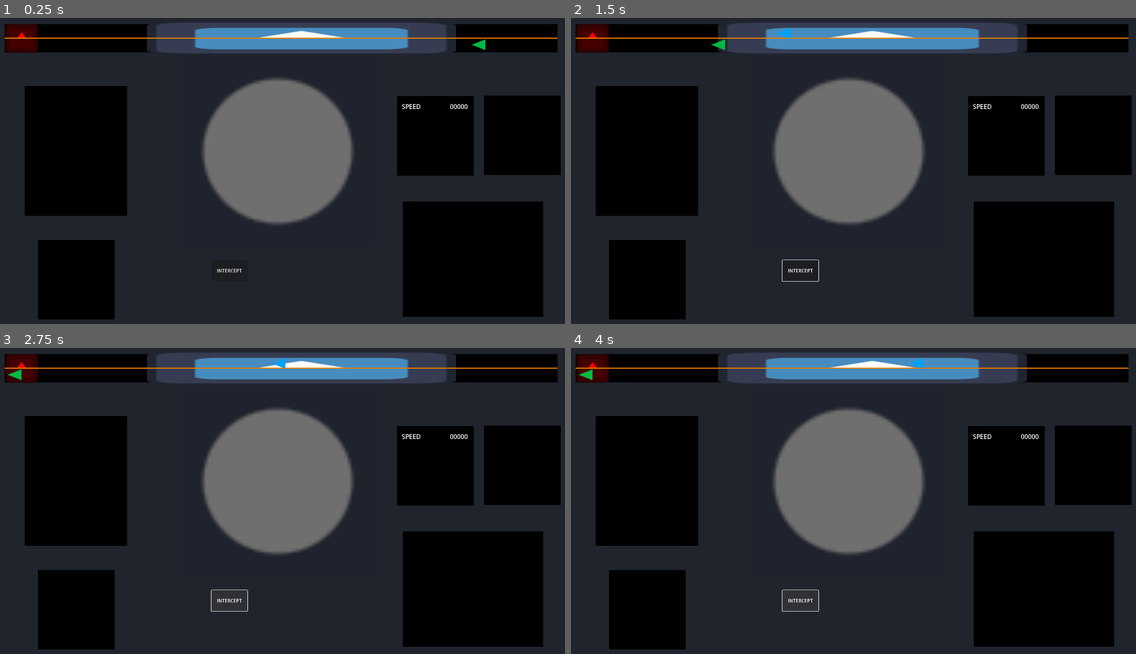
Above: before the commit, frames 1-4 (two rows, left to right).
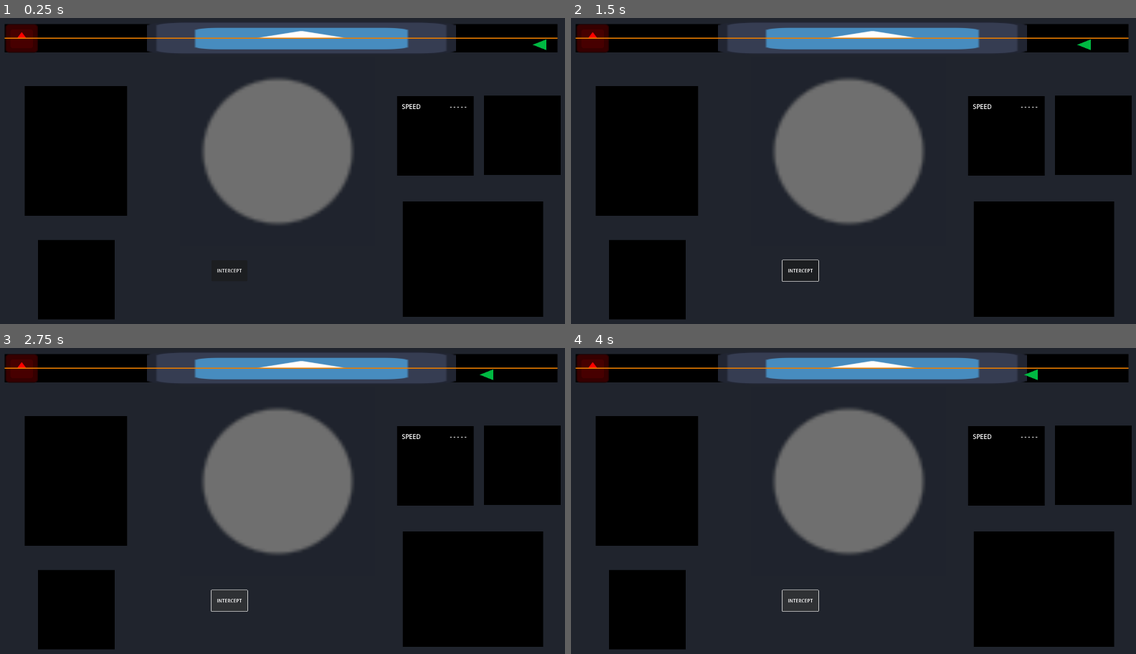
Above: after the commit, the same moments.

Repository: Altered-Dimension-Studios/brackeys-game-jam
Game: Godot game, scene res://managers/game_manager.tscn
The game is run twice, just before and just after one commit, with the same random seed, the same clock (stepped at 60 frames per second) and the same inputs. The engine's default icon, where the game draws it, is replaced by a stand-in: a white triangle on a blue panel in a dark square.
Inputs (mouse positions are in pixels of both pictures, inside the frame that each line leads up to):
- Up to frame 1 (0.25 s): no input
- Up to frame 2 (1.5 s): click "INTERCEPT" at 0.5 s; click (785, 45) at 1.27 s
- Up to frame 3 (2.75 s): click "INTERCEPT" at 2 s
- Up to frame 4 (4 s): click (587, 375) at 2.77 s; click "INTERCEPT" at 3.5 s

The runs differ from the first frame. In frame 1, 0.1% of the frame differs, in the area x 79-97%, y 7-30%; in frame 2, 0.2%, in the area x 24-93%, y 3-30%; in frame 3, 0.2%; in frame 4, 0.2%.

Commit message:
update functions, small fixes, renames

Diff:
--- a/actors/airplane.gd
+++ b/actors/airplane.gd
@@ -2,30 +2,28 @@
 
 class_name Airplane
 
-@export var air_speed = 50000 #km/h
-@export var screen_speed = 0
-@export var start_distance = 100000 #km
+@export var air_speed = 800 #km/h
+@export var max_distance = 100000 #km
 @export var distance = 0
-
-@export var speed_screen_air_factor = 0.01
 @export var position_offset = Vector2(0, 20)
 
 @export var markers = []
 var screen_start
 var screen_end
-var in_interception: bool
+var in_interception_area: bool
 
 signal plane_clicked
 
-func constructor(_markers: Array, _distance: float = -1) -> void:
+func constructor(_markers: Array, _max_distance: float, _distance: float = -1) -> void:
 	markers = _markers
 	screen_start = markers[0].position.x
 	screen_end = markers[1].position.x
-	if _distance == -1: distance = start_distance
+	max_distance = _max_distance
+	if _distance == -1: distance = _max_distance
 	else: distance = _distance
 
 func _ready() -> void:
-	in_interception = false
+	in_interception_area = false
 	#SignalBus.plane_entered_interception.connect(_on_entered_interception)
 	#SignalBus.plane_exited_interception.connect(_on_exit_interception)
 
@@ -37,21 +35,18 @@
 
 func move_to_marker(marker: Node2D) -> void:
 	position = marker.position + position_offset
+	distance = remap(marker.position.x, screen_end, screen_start, 0, max_distance)
+
 
 func update_screen_position() -> void:
 	if screen_start && screen_end:
-		var mapped_pos = remap(distance, start_distance, 0, screen_start,
+		var mapped_pos = remap(distance, max_distance, 0, screen_start,
 			screen_end)
 		position = Vector2(mapped_pos, position.y)
 
-func move_to(pos: Vector2) -> void:
-	position = pos
+func _on_button_pressed() -> void:
+	emit_signal("plane_clicked")
 
-
-func _on_button_pressed() -> void:
-	print(emit_signal("plane_clicked"))
-
-
-func set_intercepted(interception: bool) -> void:
-	print("Setting in interception to " + str(interception))
-	in_interception = interception
+func set_in_interception_area(interception: bool) -> void:
+	print("Setting in interception area to " + str(interception))
+	in_interception_area = interception
--- a/actors/airplane.tscn
+++ b/actors/airplane.tscn
@@ -7,6 +7,16 @@
 
 [node name="Airplane" type="Node2D"]
 script = ExtResource("1_6k1tm")
+
+[node name="PlaneArea2D" type="Area2D" parent="."]
+collision_layer = 4
+collision_mask = 3
+input_pickable = false
+monitoring = false
+
+[node name="CollisionShape2D" type="CollisionShape2D" parent="PlaneArea2D"]
+position = Vector2(-6.5, 1.5)
+shape = SubResource("RectangleShape2D_w4odt")
 
 [node name="Polygon2D" type="Polygon2D" parent="."]
 position = Vector2(-48.2573, -29.118)
@@ -21,14 +31,5 @@
 offset_bottom = 21.0
 flat = true
 
-[node name="PlaneArea2D" type="Area2D" parent="."]
-collision_layer = 4
-collision_mask = 3
-monitoring = false
-
-[node name="CollisionShape2D" type="CollisionShape2D" parent="PlaneArea2D"]
-position = Vector2(-6.5, 1.5)
-shape = SubResource("RectangleShape2D_w4odt")
-
+[connection signal="area_entered" from="PlaneArea2D" to="." method="_on_plane_area_2d_area_entered"]
 [connection signal="pressed" from="Button" to="." method="_on_button_pressed"]
-[connection signal="area_entered" from="PlaneArea2D" to="." method="_on_plane_area_2d_area_entered"]
--- a/actors/interceptor.gd
+++ b/actors/interceptor.gd
@@ -6,6 +6,7 @@
 
 func _ready() -> void:
 	super()
+	air_speed = 1500
 	position_offset = Vector2(0, -20)
 
 
--- a/actors/map.gd
+++ b/actors/map.gd
@@ -3,21 +3,27 @@
 
 func _on_blue_area_2d_area_entered(area: Area2D) -> void:
 	var plane: Airplane = area.get_parent()
-	plane.set_intercepted(true)
+	plane.set_in_interception_area(true)
 	SignalBus.plane_entered_interception.emit()
-	print("Plane entered interception")
+	#print("Plane entered interception")
 
 
 func _on_blue_area_2d_area_exited(area: Area2D) -> void:
 	var plane: Airplane = area.get_parent()
-	plane.set_intercepted(false)
+	plane.set_in_interception_area(false)
 
 	if plane is Interceptor:
+		SignalBus.plane_removed.emit(plane)
 		plane.free()
+
 	SignalBus.plane_exited_interception.emit()
-	print("Plane exited interception area")
+	#print("Plane exited interception area")
 
 
-func _on_dead_area_2d_area_entered(area: Area2D) -> void:
-	SignalBus.plane_entered_dead_zone.emit()
-	print("Plane entered dead zone")
+func _on_noreturn_area_2d_area_entered(area: Area2D) -> void:
+	var plane: Airplane = area.get_parent()
+	SignalBus.plane_removed.emit(plane)
+	plane.free() #temp
+
+	SignalBus.plane_entered_noreturn_zone.emit()
+	#print("Plane entered no return zone")
--- a/actors/map.tscn
+++ b/actors/map.tscn
@@ -42,20 +42,21 @@
 position = Vector2(-0.432014, -0.581818)
 shape = SubResource("RectangleShape2D_nofpy")
 
-[node name="DeadZone" type="Sprite2D" parent="."]
+[node name="NoReturnZone" type="Sprite2D" parent="."]
 modulate = Color(1, 0, 0, 1)
 material = SubResource("CanvasItemMaterial_efpxn")
 position = Vector2(92, 78)
 scale = Vector2(0.859375, 0.75)
 texture = ExtResource("1_gw3s3")
 
-[node name="Area2D" type="Area2D" parent="DeadZone"]
+[node name="Area2D" type="Area2D" parent="NoReturnZone"]
 collision_layer = 2
 collision_mask = 4
 monitorable = false
 
-[node name="CollisionShape2D" type="CollisionShape2D" parent="DeadZone/Area2D"]
-position = Vector2(-2.78258, 2)
+[node name="CollisionShape2D" type="CollisionShape2D" parent="NoReturnZone/Area2D"]
+position = Vector2(-2.78259, 2)
+scale = Vector2(1, 1)
 shape = SubResource("RectangleShape2D_nbfal")
 
 [node name="Divider" type="ColorRect" parent="."]
@@ -90,4 +91,4 @@
 
 [connection signal="area_entered" from="InterceptZone/Area2D" to="." method="_on_blue_area_2d_area_entered"]
 [connection signal="area_exited" from="InterceptZone/Area2D" to="." method="_on_blue_area_2d_area_exited"]
-[connection signal="area_entered" from="DeadZone/Area2D" to="." method="_on_dead_area_2d_area_entered"]
+[connection signal="area_entered" from="NoReturnZone/Area2D" to="." method="_on_noreturn_area_2d_area_entered"]
--- a/scenes/game_scene.gd
+++ b/scenes/game_scene.gd
@@ -9,12 +9,16 @@
 var airplane: Airplane
 var interceptor: Interceptor
 
+const MAX_DISTANCE = 20000 #km
+
 var selected_plane: Airplane
-var EVIL_DISTANCE_HARD_CODED = 84000
 
 func _ready() -> void:
+	SignalBus.plane_removed.connect(_on_plane_removed.bind())
+
+	var plane_data = PlanesDatabase.get_random_plane()
 	airplane = airplane_actor.instantiate() as Airplane
-	airplane.constructor([plane_start, plane_end])
+	airplane.constructor([plane_start, plane_end], MAX_DISTANCE)
 	airplane.plane_clicked.connect(_plane_selected.bind(airplane))
 	add_child(airplane)
 
@@ -23,19 +27,29 @@
 
 func _plane_selected(plane: Airplane) -> void:
 	selected_plane = plane
-	PlanesDatabase.get_random_plane()
+
+func _on_plane_removed(plane: Airplane) -> void:
+	if selected_plane == plane:
+		selected_plane = null
+
+func _on_button_intercept_pressed() -> void:
+	if selected_plane && \
+	selected_plane != Interceptor && \
+	selected_plane.in_interception_area:
+		var interceptor_start_distance = remap(interceptor_start.position.x, plane_end.position.x, plane_start.position.x, 0, MAX_DISTANCE)
+
+		interceptor = interceptor_actor.instantiate() as Interceptor
+		interceptor.constructor(
+			[plane_start, plane_end],
+			MAX_DISTANCE,
+			interceptor_start_distance
+			)
+		interceptor.plane_clicked.connect(_plane_selected.bind(interceptor))
+		add_child(interceptor)
+		interceptor.move_to_marker(interceptor_start)
 
 
-func _on_button_intercept_pressed() -> void:
-	interceptor = interceptor_actor.instantiate() as Interceptor
-	interceptor.constructor([plane_start, plane_end], EVIL_DISTANCE_HARD_CODED)
-	interceptor.plane_clicked.connect(_plane_selected.bind(interceptor))
-	add_child(interceptor)
-	interceptor.move_to_marker(interceptor_start)
-
-
-# Called every frame. 'delta' is the elapsed time since the previous frame.
-#func _process(delta: float) -> void:
+func _process(delta: float) -> void:
 	#if airplane != null && airplane.position.x <= plane_end.position.x:
 		#remove_child(airplane)
 		#selected_plane = null
@@ -45,5 +59,7 @@
 			#interceptor.visible = false
 			#selected_plane = null
 	#
-	#if selected_plane:
-		#$Layout/FlightDetailsPanel/SpeedValue.text = str(selected_plane.air_speed)
+	if selected_plane:
+		$Layout/FlightDetailsPanel/SpeedValue.text = str(selected_plane.air_speed)
+	else:
+		$Layout/FlightDetailsPanel/SpeedValue.text = "- - - - -"
--- a/utils/signal_bus.gd
+++ b/utils/signal_bus.gd
@@ -3,4 +3,5 @@
 
 signal plane_entered_interception
 signal plane_exited_interception
-signal plane_entered_dead_zone
+signal plane_entered_noreturn_zone
+signal plane_removed
